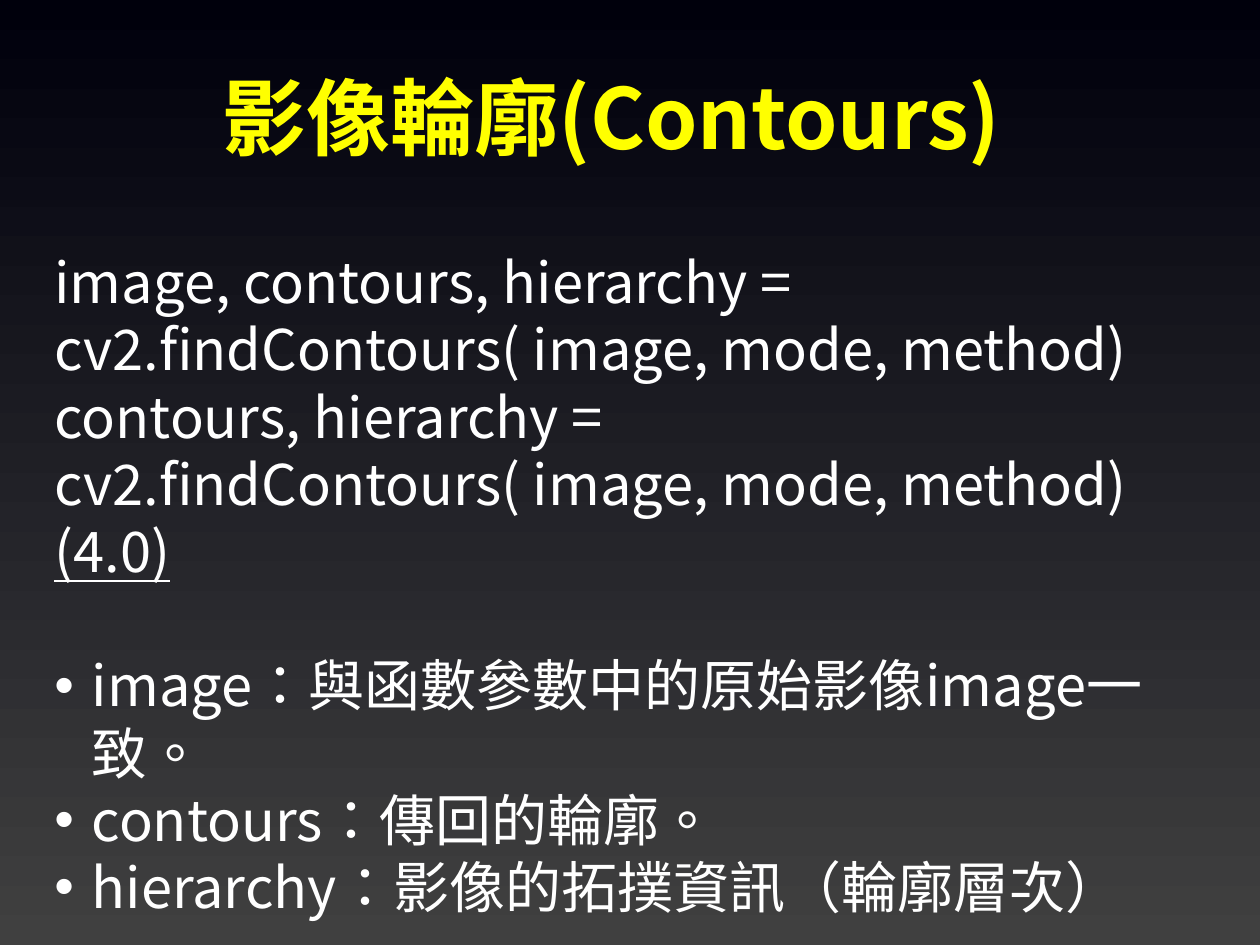
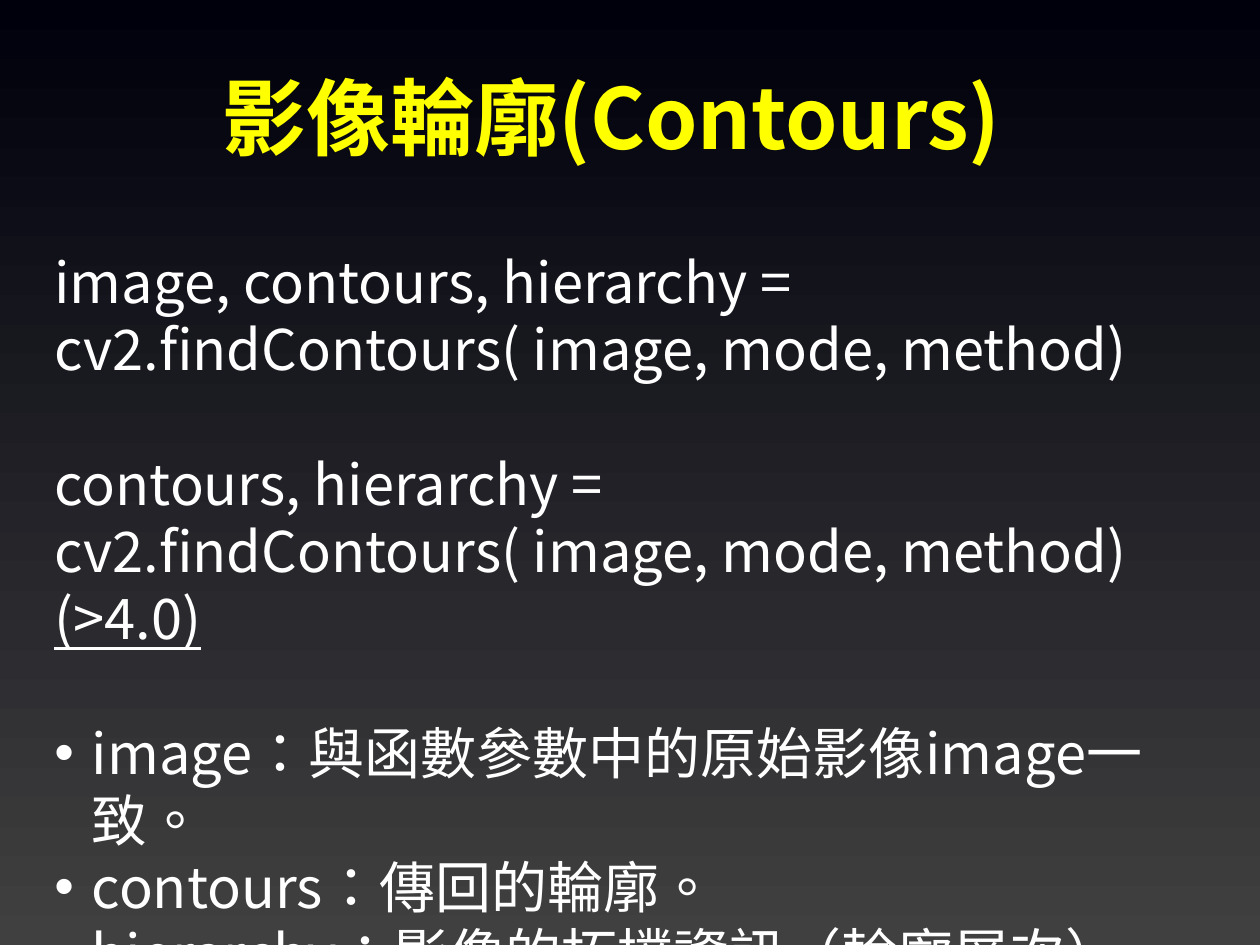
Before and after one commit to joshhu/must_opencv, a slide deck: slide 38 of Slides/05. OpenCV影像處理(進階).pptx. Drawn at 1260x945 pixels with LibreOffice and Linux fonts; fonts in the diff are those of the drawing. Boxes give left, top, right and bottom in pixels: in the first picture for what was removed or moved away, otherwise in the second. Text is boxed around its words. In the diff, an @@ line names an element or a change of style, - is before the commit and + after.

```diff
--- a/Slides/05. OpenCV影像處理(進階).pptx
+++ b/Slides/05. OpenCV影像處理(進階).pptx
@@ text at [54, 460, 1126, 650]: text changed @@
-contours, hierarchy = cv2.findContours( image, mode, method)(4.0)
+contours, hierarchy = cv2.findContours( image, mode, method)(>4.0)
```
Also in this commit, not shown: 6 other slides changed, 2 other files.
